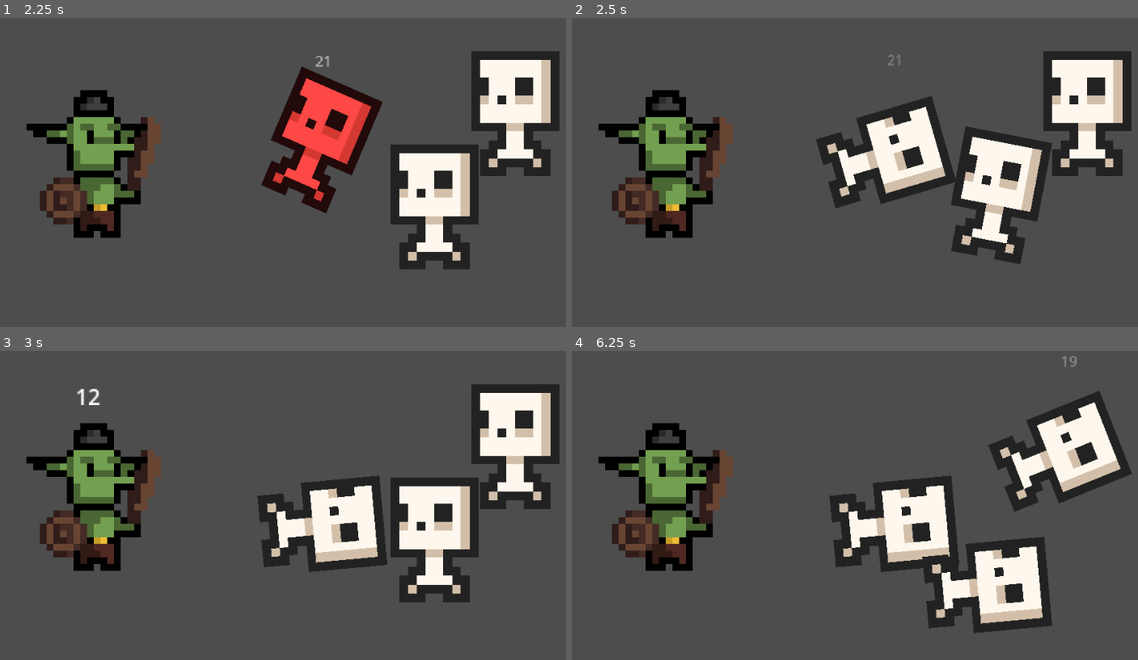
Above: before the commit, frames 1-4 (two rows, left to right).
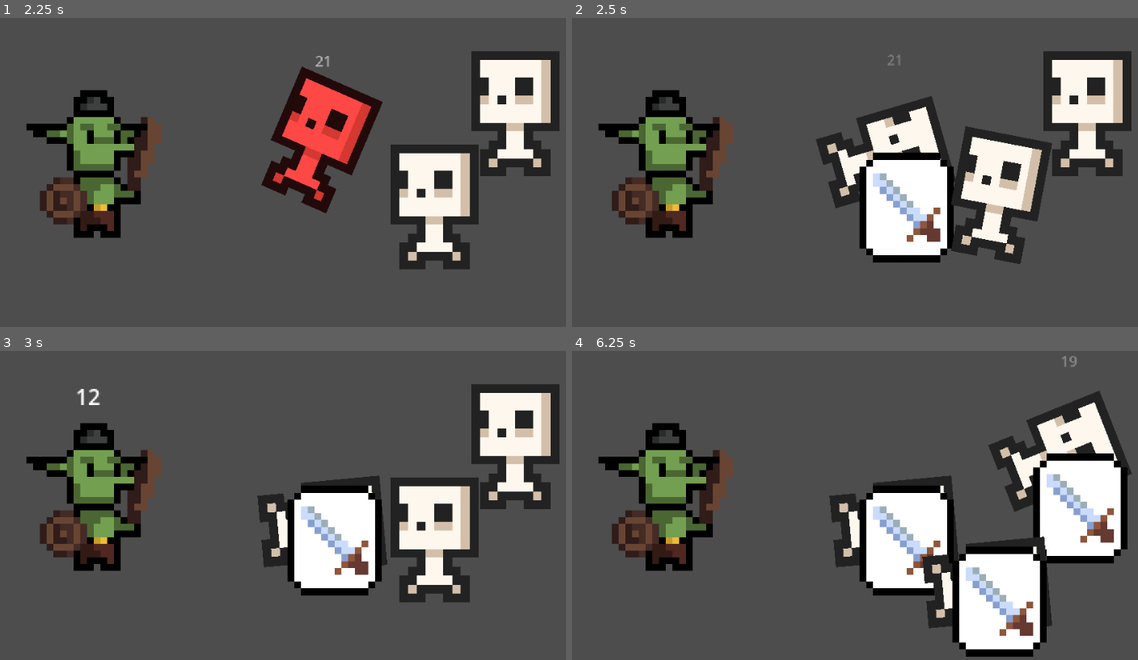
Above: after the commit, the same moments.

Repository: jakmik2/rogue-cards
Game: Godot game, scene res://scenes/Main.tscn
The game is run twice, just before and just after one commit, with the same random seed, the same clock (stepped at 60 frames per second) and the same inputs.
Inputs:
- Up to frame 1 (2.25 s): no input
- Up to frame 2 (2.5 s): no input
- Up to frame 3 (3 s): no input
- Up to frame 4 (6.25 s): no input

Frame 1 is identical in both runs. In frame 2, 5.2% of the frame differs, in the area x 50-68%, y 43-80%; in frame 3, 4.3%; in frame 4, 13%, in the area x 50-99%, y 33-99%.

Commit message:
Added Loot Graphic and Instantiation

Diff:
--- /dev/null
+++ b/scenes/Loot.tscn
@@ -0,0 +1,8 @@
+[gd_scene load_steps=2 format=3 uid="uid://c2omrff38u5af"]
+
+[ext_resource type="Texture2D" uid="uid://bw06vccb7n5m6" path="res://sprites/loot-drop.png" id="1_0so0q"]
+
+[node name="Loot" type="Node2D"]
+
+[node name="Sprite2D" type="Sprite2D" parent="."]
+texture = ExtResource("1_0so0q")
--- a/scripts/BaseEntity.gd
+++ b/scripts/BaseEntity.gd
@@ -7,6 +7,7 @@
 @export var status: LifeStatus
 @export var damage = 10
 @export var speed = 5
+@export var scene = preload("res://scenes/Loot.tscn")
 
 # Enums
 enum LifeStatus {ALIVE, DEAD}
@@ -42,7 +43,13 @@
 		elif loot_roll <= 19:
 			loot_roll = 19
 		# loot notification
-		print(self.loot[loot_roll] + str(self.loot_tier) + " loot")
+		var lootie_tootie = self.loot[loot_roll] + str(self.loot_tier)
+		print(lootie_tootie + " loot")
+		spawn_loot(lootie_tootie)
+
+func spawn_loot(loot_id):
+	var new_loot = scene.instantiate()
+	add_child(new_loot)
 
 func attempt_attack() -> int:
 	# Play Attack Animation
Binary file changed: sprites/goblin.png
Binary file added: sprites/loot-drop.png
Not shown, changed: sprites/loot-drop.png.import
Binary file removed: sprites/playerconcept.png
